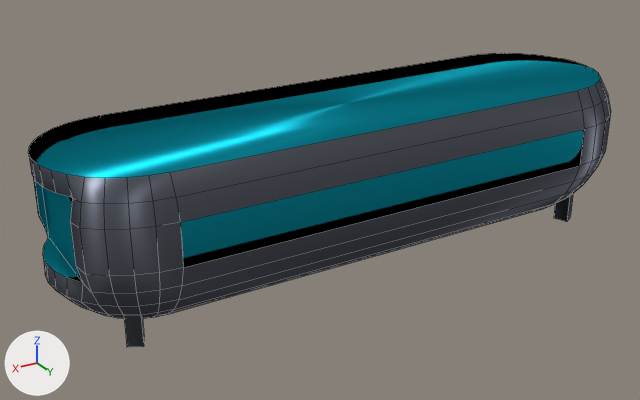
Renders of the Blender file John & John/Marcus_Unity_Packages/RawFiles/LabTable/LabTable.blend from each side of a commit.
Before and after are seen from a camera (50 mm lens) standing at (4.43, 6.85, 3.41) and looking at (0.28, -0.07, -0.05). The axes (+X, +Y, +Z) are drawn at lower left. The lights are the same throughout. Mesh edges are drawn as thin lines.
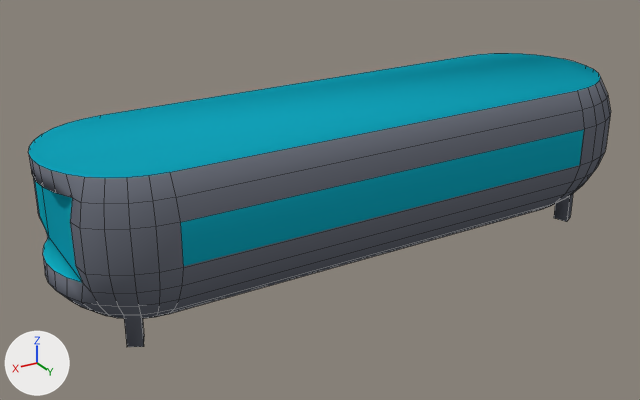
Boxes [x1, y1, x2, y2] around the edits, measured in the pictures (640 x 400 px; the box of a moved part takes in the faces that stretch with it):
```json
{"object": "Sphere", "change": "recoloured, reshaped", "before": [28, 53, 611, 347], "after": [28, 53, 611, 347]}
{"part": 1, "of": "me_sphere", "change": "moved or reshaped", "before": [156, 222, 183, 272], "after": [156, 222, 183, 272]}
{"part": 2, "of": "me_sphere", "change": "surface changed", "before": [28, 53, 600, 283], "after": [28, 53, 600, 283]}
```

Edits to the scene script, one JSON object a line:
```json
{"block": "mat_material_001", "where": "n0 = _N.new('ShaderNodeOutputMaterial'); n0.name = 'Material Output'"}
{"block": "mat_material_001", "where": "n1 = _N.new('ShaderNodeTexImage'); n1.name = 'Image Texture'"}
{"op": "remove", "block": "mat_material_001", "code": "n2 = _N.new('ShaderNodeBsdfAnisotropic'); n2.name = 'Anisotropic BSDF'"}
{"op": "remove", "block": "mat_material_001", "code": "n2.distribution = 'GGX'"}
{"op": "remove", "block": "mat_material_001", "code": "n2.inputs[1].default_value = 0.447  # 'Roughness'"}
{"op": "remove", "block": "mat_material_001", "code": "n2.inputs[2].default_value = 0.5  # 'Anisotropy'"}
{"op": "remove", "block": "mat_material_001", "code": "_L.new(n2.outputs[0], n0.inputs[0])  # 'BSDF' to 'Surface'"}
{"op": "remove", "block": "mat_material_001", "code": "_L.new(n1.outputs[0], n2.inputs[0])  # 'Color' to 'Color'"}
{"op": "add", "block": "mat_material_001", "code": "n3 = _N.new('ShaderNodeBsdfDiffuse'); n3.name = 'Diffuse BSDF'"}
{"op": "add", "block": "mat_material_001", "code": "_L.new(n3.outputs[0], n0.inputs[0])  # 'BSDF' to 'Surface'"}
{"op": "add", "block": "mat_material_001", "code": "_L.new(n1.outputs[0], n3.inputs[0])  # 'Color' to 'Color'"}
{"block": "me_sphere", "where": "# used by ob_sphere; location = (0.0, 0.0, 2.0)"}
{"block": "me_sphere", "where": "# verts and faces of me_sphere; kept vertices keep their numbers, new ones are numbered from 337"}
{"block": "me_sphere", "where": "# before: 2 (2.16, 0.98, -1.44) at pixel (180, 222), 3 (2.16, 0.99, -1.63) at pixel (182, 245), 4 (2.16, 0.98, -1.83) at pixel (183, 267), 13 (2.35, 0.96, -1.44) at pixel (155, 226), 14 (2.35, 0.96, -1.83) at pixel (159, 272)"}
{"op": "remove", "block": "me_sphere", "code": "me_sphere.from_pydata(...)  # 337 vertices, 298 faces; spans x -2.99..2.99, y -0.98..0.99, z -2.64..-1.08"}
{"op": "add", "block": "me_sphere", "code": "me_sphere.from_pydata(...)  # 336 vertices, 298 faces; spans x -2.99..2.99, y -0.98..0.98, z -2.64..-1.08"}
{"block": "me_sphere", "change": "me_sphere part 1"}
{"op": "add", "block": "me_sphere", "code": "delete_vertices([3])  # with the faces that use them"}
{"op": "add", "block": "me_sphere", "code": "faces += [(2, 13, 14, 4)]"}
{"block": "me_sphere", "change": "me_sphere part 2: 13 kept faces spanning x -2.99..2.99, y -0.98..0.98, z -2.6..-1.08 get new texture (UV) coordinates"}
```
